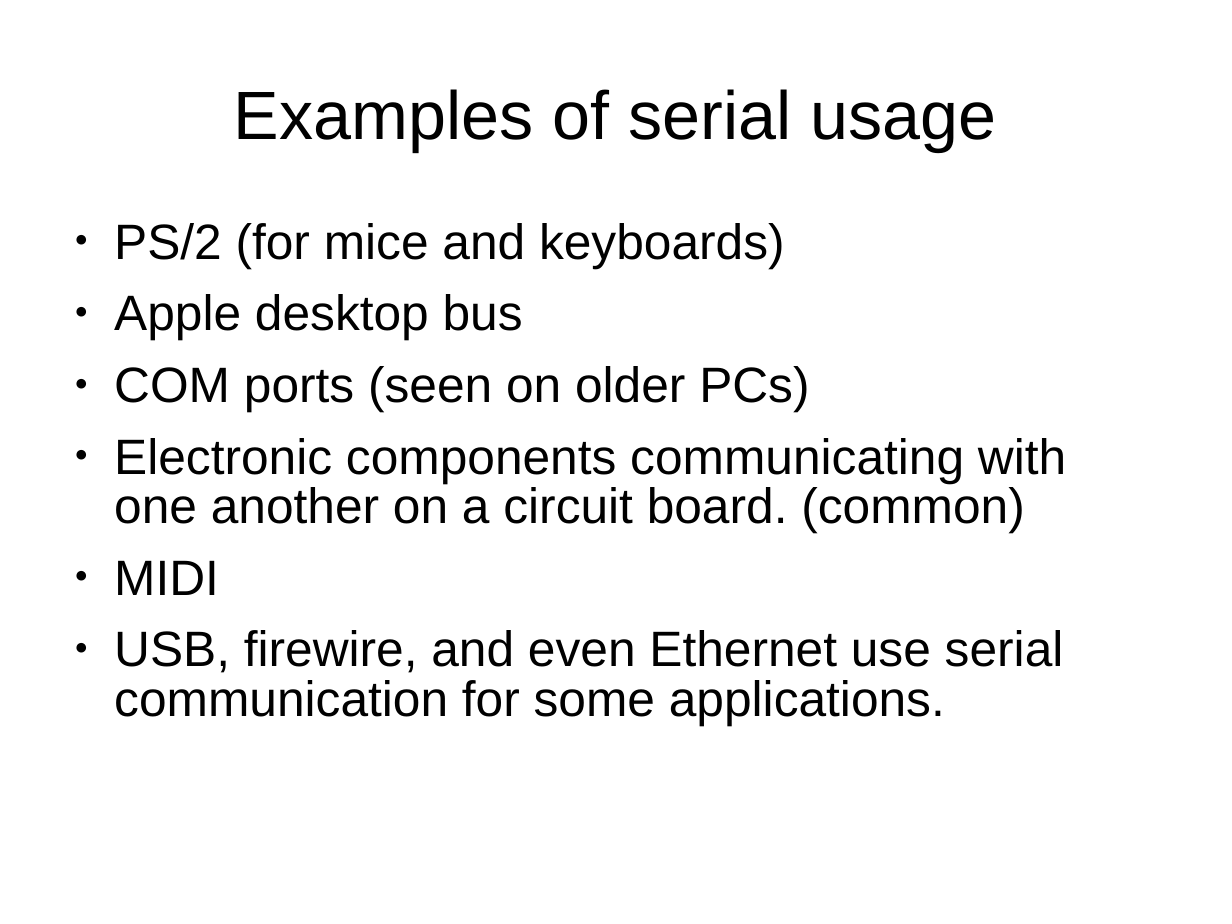
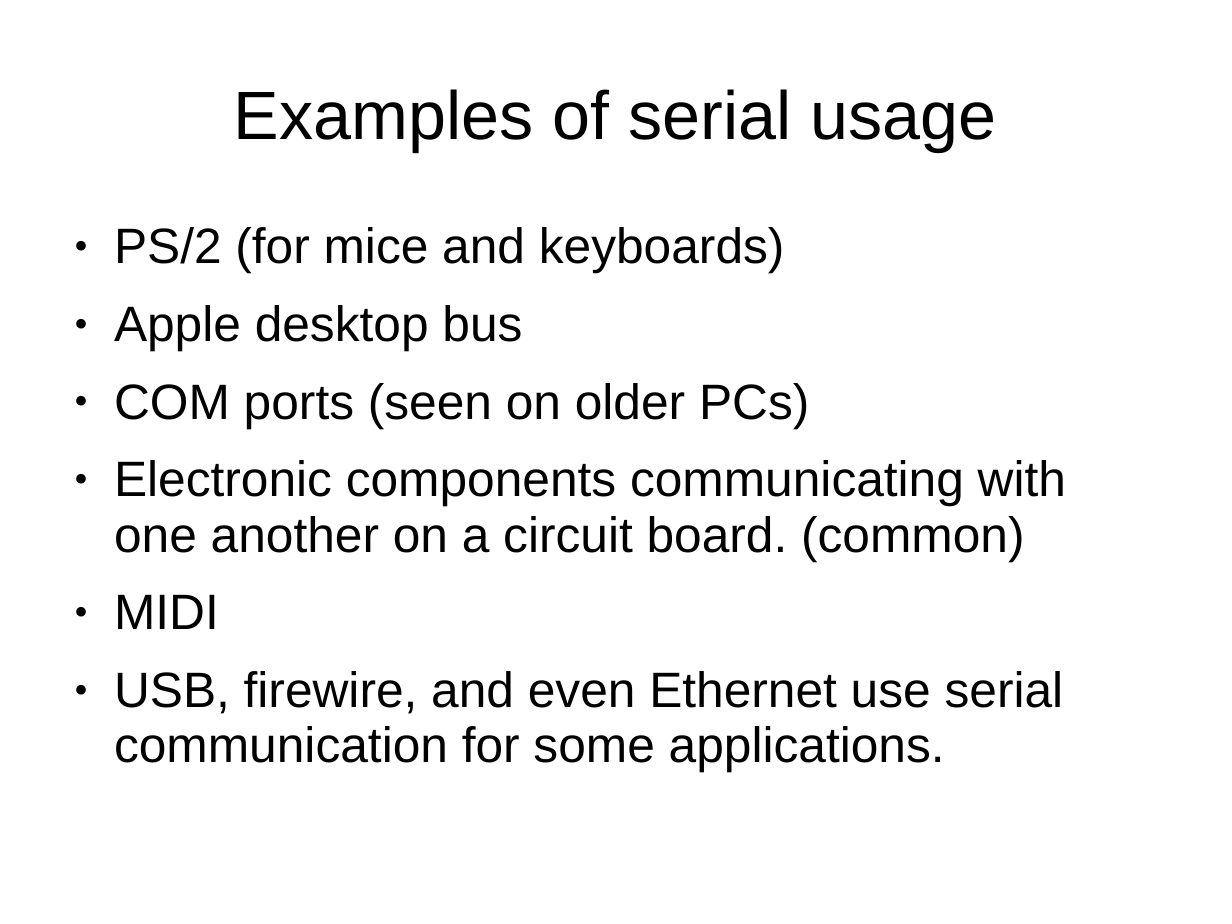
Before and after one commit to mDaiuto/IndyPySerial, a slide deck: slide 3 of IndyPy.ppt. Drawn at 1232x924 pixels with LibreOffice and Linux fonts; fonts in the diff are those of the drawing. Boxes give left, top, right and bottom in pixels: in the first picture for what was removed or moved away, otherwise in the second. Text is boxed around its words. In the diff, an @@ line names an element or a change of style, - is before the commit and + after.

```diff
--- a/IndyPy.ppt
+++ b/IndyPy.ppt
@@ text "PS/2 (for mice and keyboards)" at bbox=[114, 227, 1066, 772]: line spacing 0.83 to 0.93 @@
```
Also in this commit, not shown: 4 other slides changed, 13 other files.
